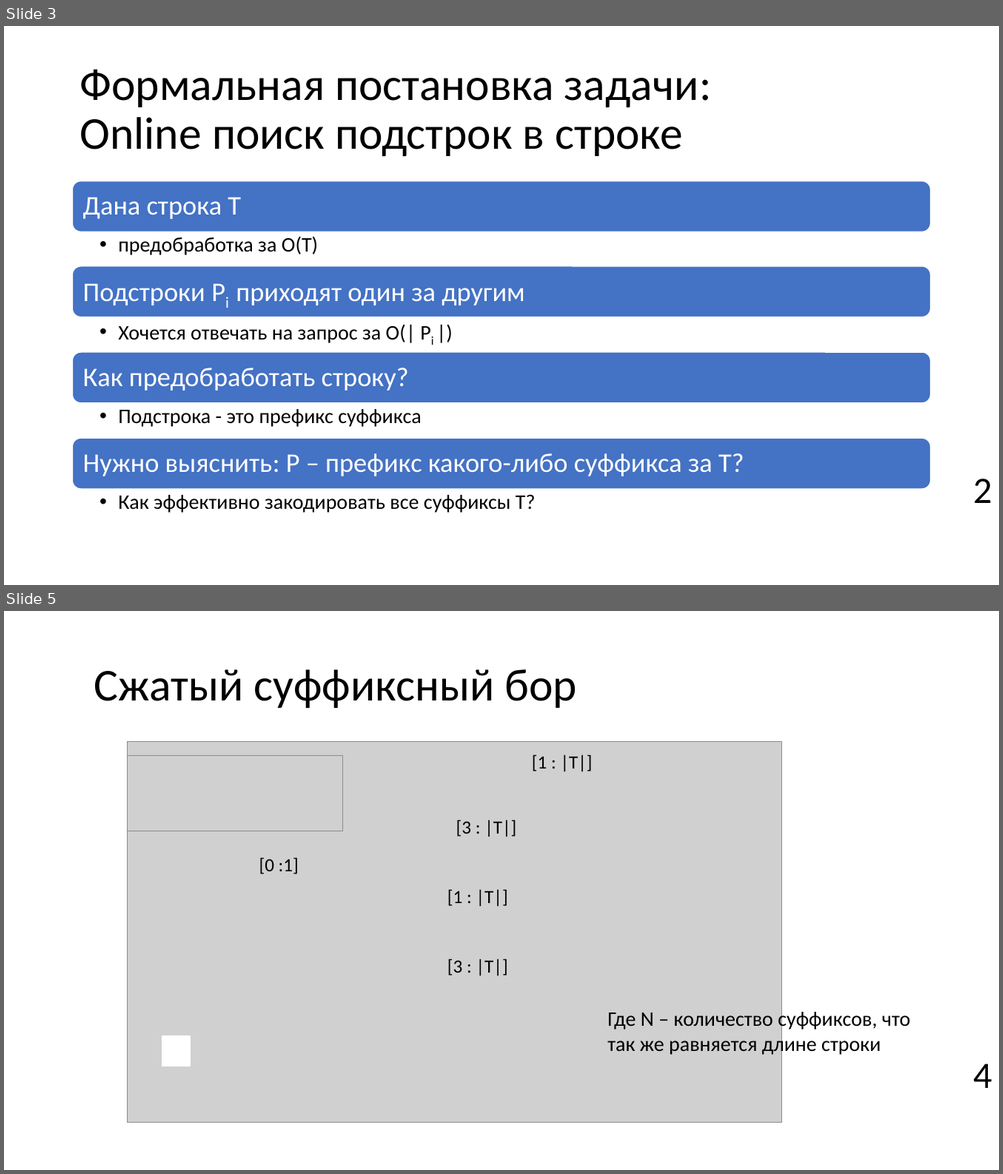
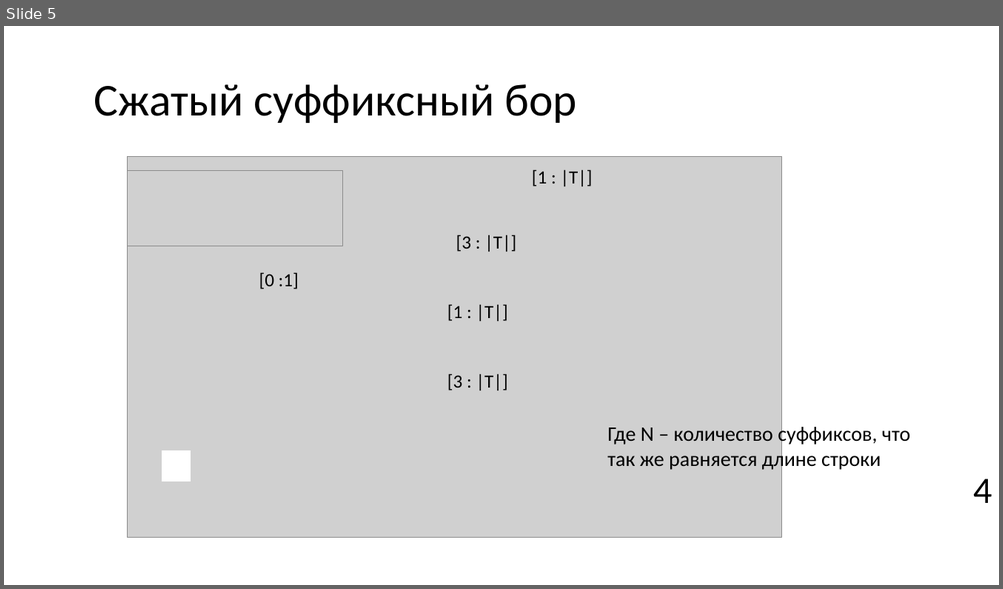
Before and after one commit to Pompon-Den/Suff-Tree-Algorithm-Ykkonen, a slide deck: Algorithm Ykkonena.pptx. Shown one above the other, each under a label of ours: slides 3 and 5 before the commit, slide 5 after it; the slides between them are not shown. The pictures are 1003x1174 and 1003x589 pixels, drawn with LibreOffice and Linux fonts; fonts in the diff are those of the drawing; grey boxes stand for pictures; background and template pictures are left out. Boxes give left, top, right and bottom in pixels: in the first picture for what was removed or moved away, otherwise in the second. Text is boxed around its words. In the diff, an @@ line names an element or a change of style, - is before the commit and + after.

```diff
--- a/Algorithm Ykkonena.pptx
+++ b/Algorithm Ykkonena.pptx
@@ slide 3 removed at box(4, 26, 999, 585), background picture (left out) @@
@@ title removed at box(79, 69, 711, 156) @@
-Формальная постановка задачи:
-Online поиск подстрок в строке
@@ text removed at box(973, 479, 992, 503) @@
-2
@@ group removed at box(73, 181, 930, 513): 8 texts, 4 rounded rectangles @@
-Дана строка Т
-  • предобработка за O(T)
-Подстроки Pi приходят один за другим
-  • Хочется отвечать на запрос за О(| Pi |)
-Как предобработать строку?
-  • Подстрока - это префикс суффикса
-Нужно выяснить: Р – префикс какого-либо суффикса за Т?
-  • Как эффективно закодировать все суффиксы Т?
```
Also in this commit, not shown: 8 slides changed, 4 slides added, 3 other files.
